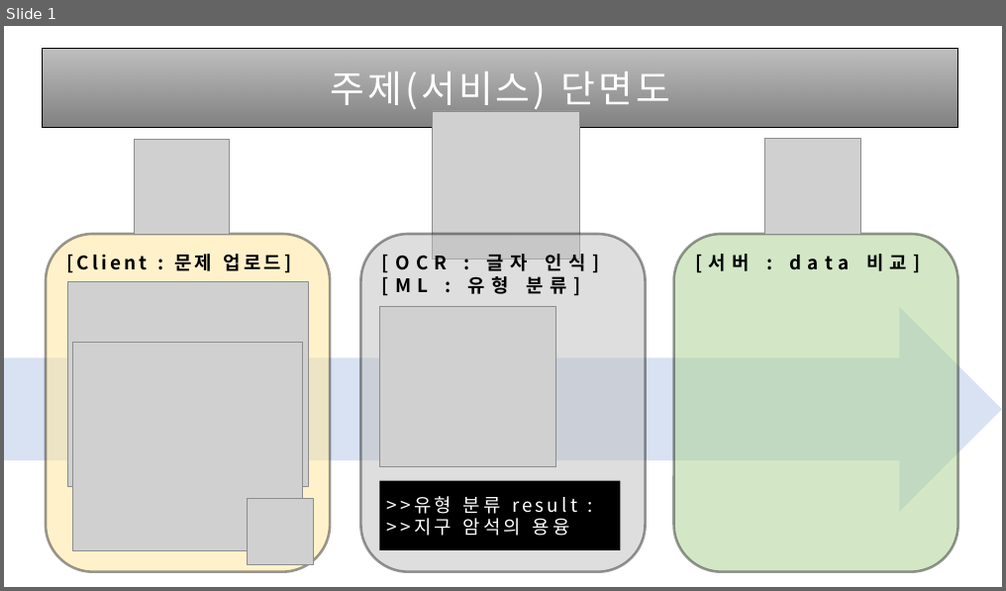
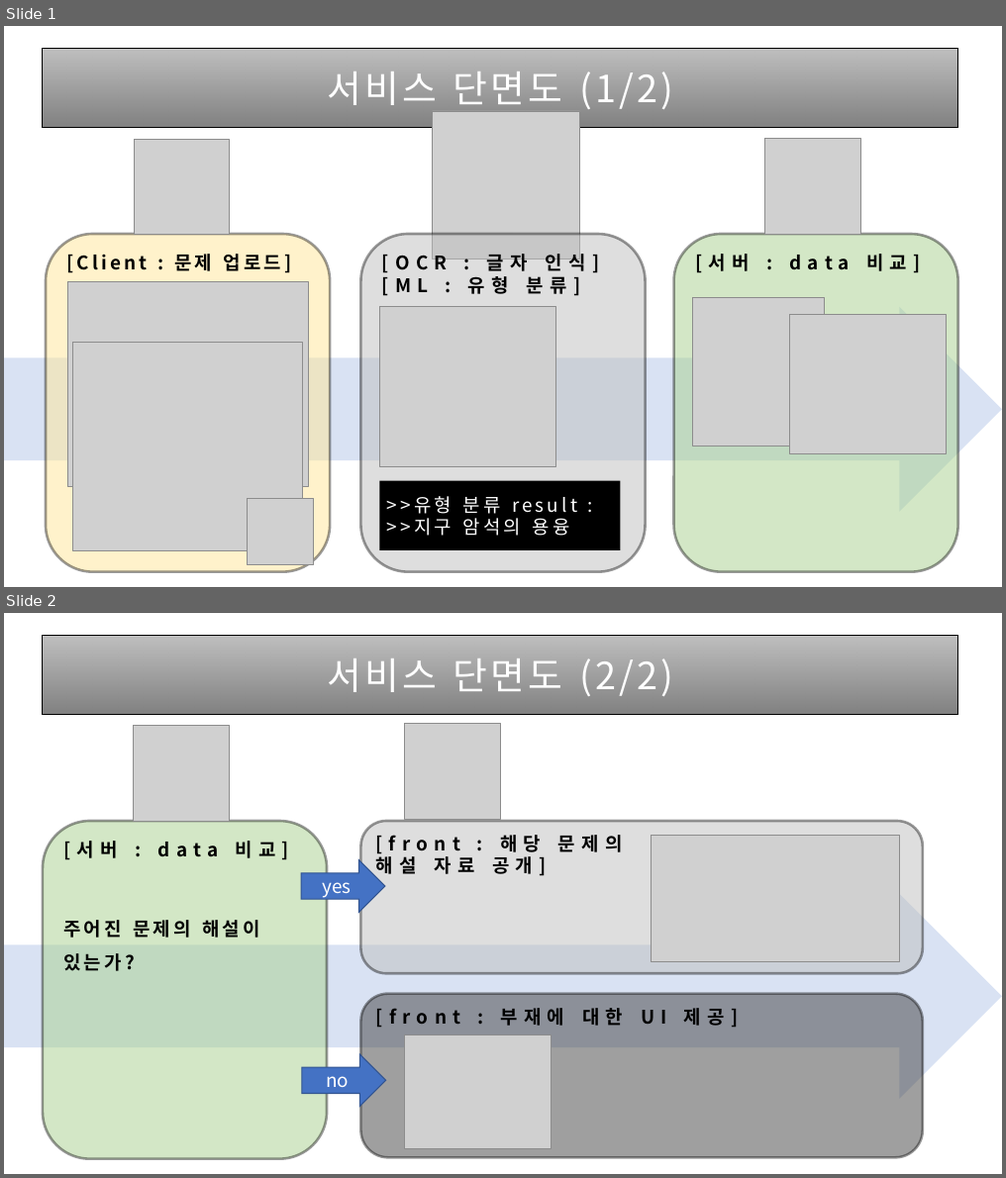
Before and after one commit to SHIMspacethere/EducationML-Project-Shim, a slide deck: material/주제 단면도.pptx. Shown one above the other, each under a label of ours: slide 1 before the commit, slides 1 and 2 after it. The pictures are 1006x591 and 1006x1178 pixels, drawn with LibreOffice and Linux fonts; fonts in the diff are those of the drawing; grey boxes stand for pictures. Boxes give left, top, right and bottom in pixels: in the first picture for what was removed or moved away, otherwise in the second. Text is boxed around its words. In the diff, an @@ line names an element or a change of style, - is before the commit and + after.

```diff
--- a/material/주제 단면도.pptx
+++ b/material/주제 단면도.pptx
@@ slide 2 added at box(4, 613, 1002, 1174), background #FFFFFF @@
@@ rectangle added at box(43, 635, 958, 714), fill gradient #808080, outline #000000 1 pt, 36 pt, text #FFFFFF @@
+서비스 단면도 (2/2)
@@ picture added at box(134, 725, 230, 821) @@
@@ picture added at box(405, 724, 500, 820) @@
@@ rounded rectangle added at box(43, 821, 328, 1159), fill #A9D18E at 50% opacity, outline #000000 2.5 pt, 18 pt, text #000000, bold @@
+[서버 : data 비교]
+주어진 문제의 해설이 있는가?
@@ rounded rectangle added at box(361, 821, 924, 973), fill #BFBFBF at 50% opacity, outline #000000 2.5 pt, 18 pt, text #000000, bold @@
+[front : 해당 문제의
+해설 자료 공개]
@@ picture added at box(651, 836, 900, 961) @@
@@ right arrow added at box(301, 861, 385, 912), fill #4472C4, outline #325491 1 pt, 18 pt, text #FFFFFF @@
+yes
@@ right arrow added at box(4, 894, 1002, 1099), fill #4472C4 at 20% opacity @@
@@ rounded rectangle added at box(361, 994, 924, 1158), fill #404040 at 50% opacity, outline #000000 2.5 pt, 18 pt, text #000000, bold @@
+[front : 부재에 대한 UI 제공]
@@ right arrow added at box(302, 1055, 386, 1107), fill #4472C4, outline #325491 1 pt, 18 pt, text #FFFFFF @@
+no
@@ picture added at box(405, 1036, 550, 1150) @@
@@ slide 1 changed as well @@
@@ text in rectangle at box(327, 72, 673, 109): text changed @@
-주제(서비스) 단면도
+서비스 단면도 (1/2)
@@ picture added at box(693, 298, 824, 447) @@
@@ picture added at box(789, 314, 945, 455) @@
```
Also in this commit, not shown: 1 other file.
